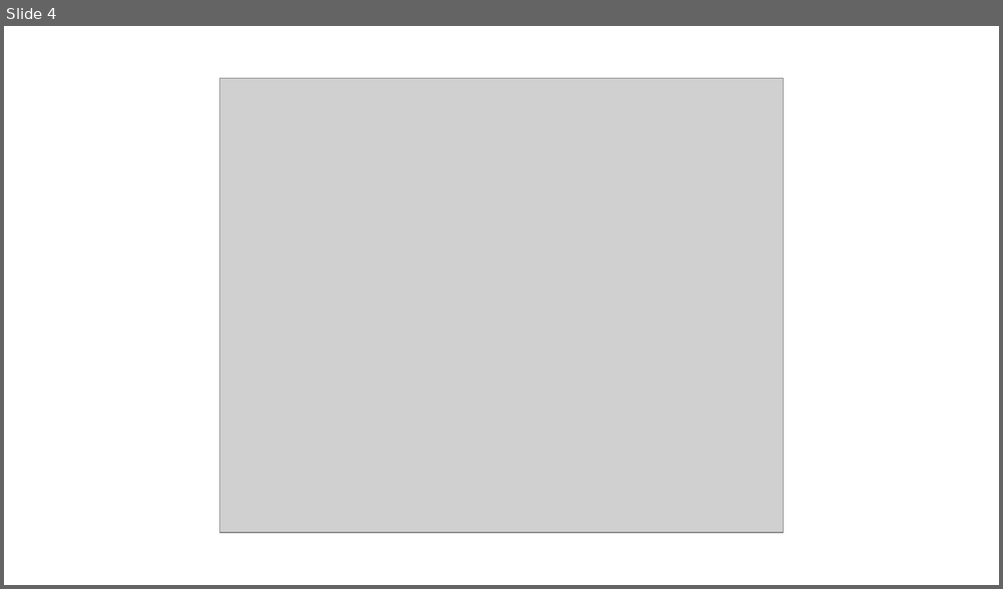
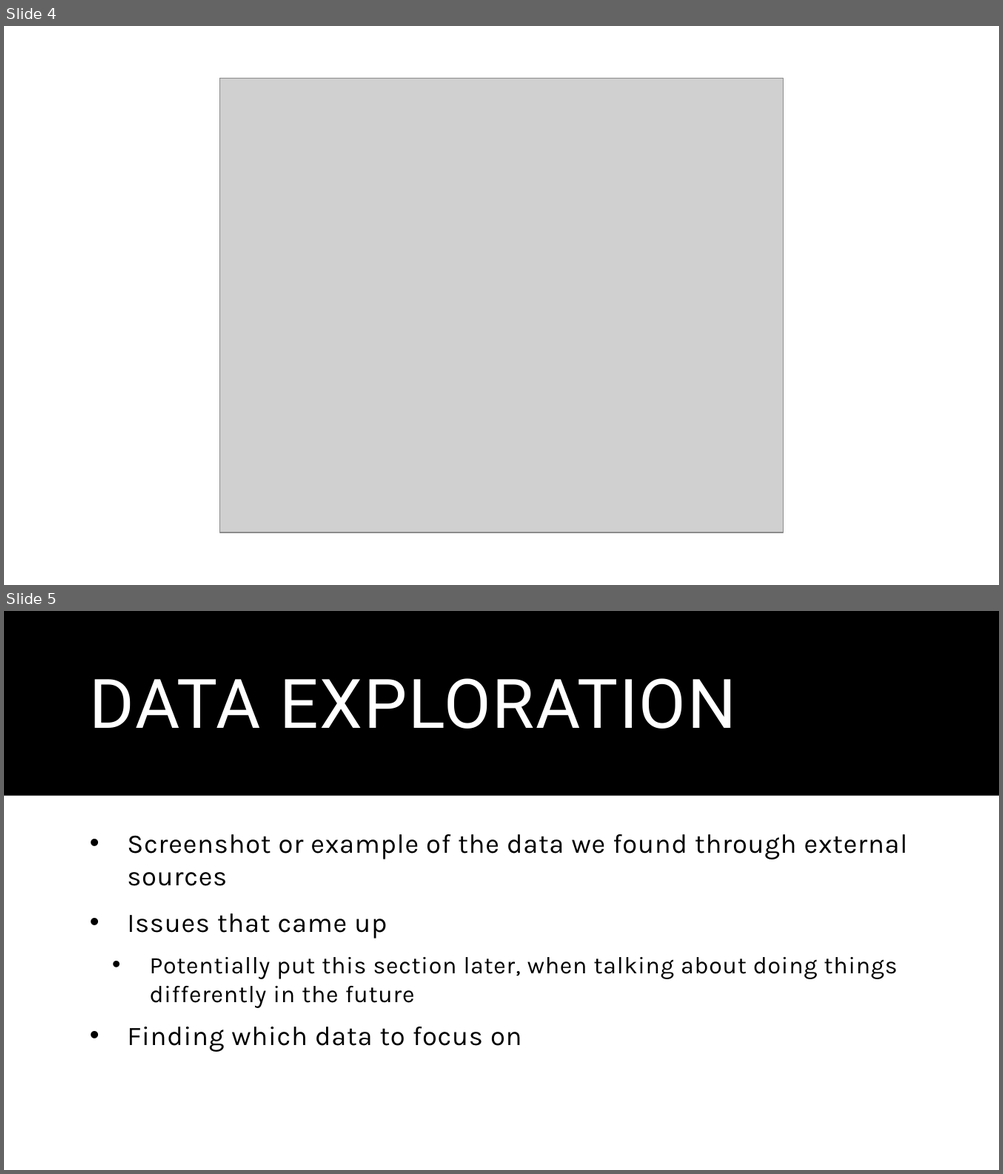
Before and after one commit to sbull32/team_cautious_waffle, a slide deck: Resources/Final.Presentation.pptx. Shown one above the other, each under a label of ours: slide 4 before the commit, slides 4 and 5 after it. The pictures are 1003x589 and 1003x1174 pixels, drawn with LibreOffice and Linux fonts; fonts in the diff are those of the drawing; grey boxes stand for pictures. Boxes give left, top, right and bottom in pixels: in the first picture for what was removed or moved away, otherwise in the second. Text is boxed around its words. In the diff, an @@ line names an element or a change of style, - is before the commit and + after.

Commit message:
Data exploration slide outline

```diff
--- a/Resources/Final.Presentation.pptx
+++ b/Resources/Final.Presentation.pptx
@@ slide 5 added at [4,611,999,1170], background #FFFFFF; not listed: 1 template element that a slide beside it also shows @@
@@ title added at [90,678,736,729], 66 pt, text #FFFFFF @@
+DATA EXPLORATION
@@ text added at [127,834,908,1052], 26 pt, text #000000 @@
+• Screenshot or example of the data we found through external sources
+• Issues that came up
+  • Potentially put this section later, when talking about doing things differently in the future
+• Finding which data to focus on
```
Also in this commit, not shown: 1 slide removed.
